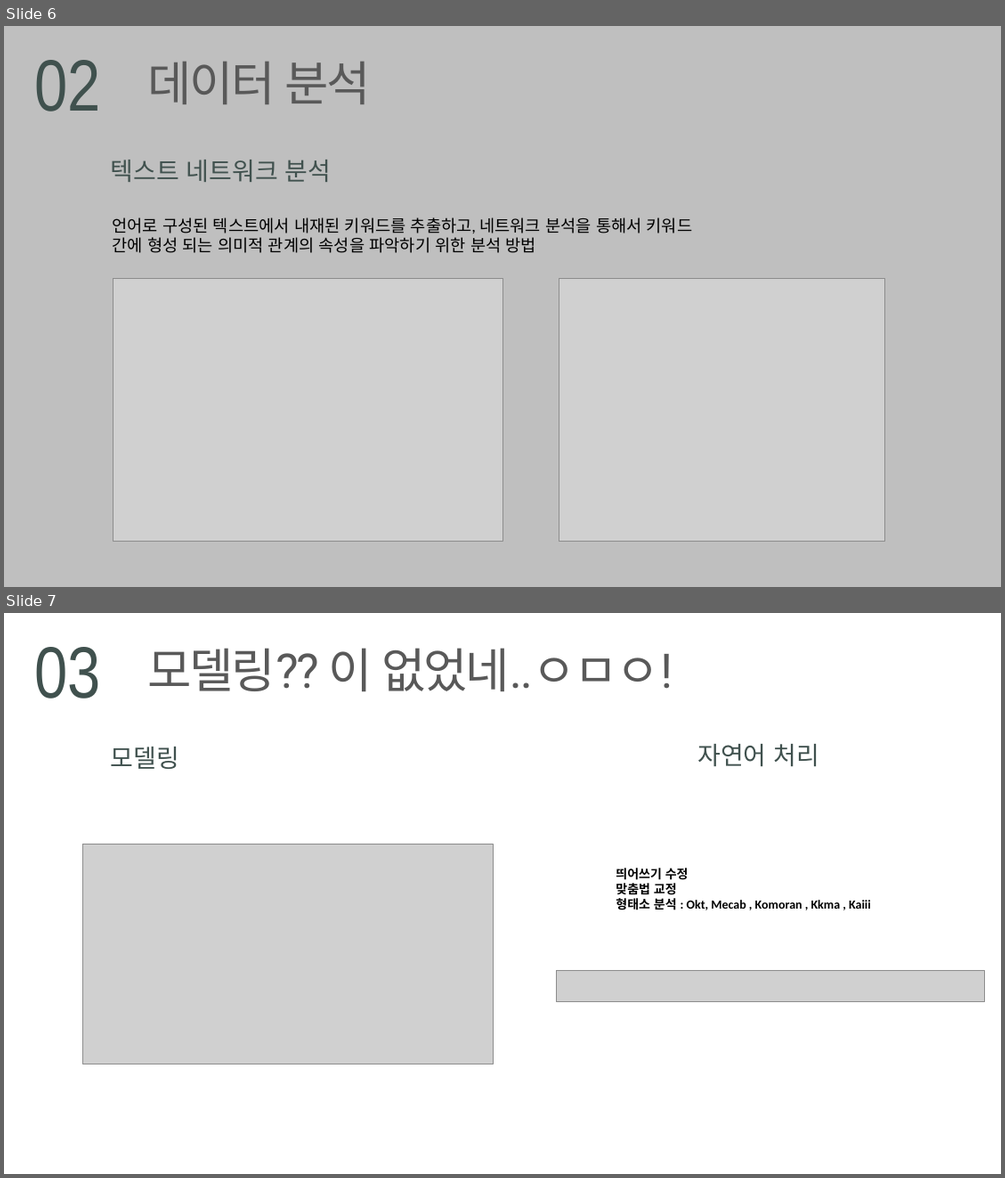
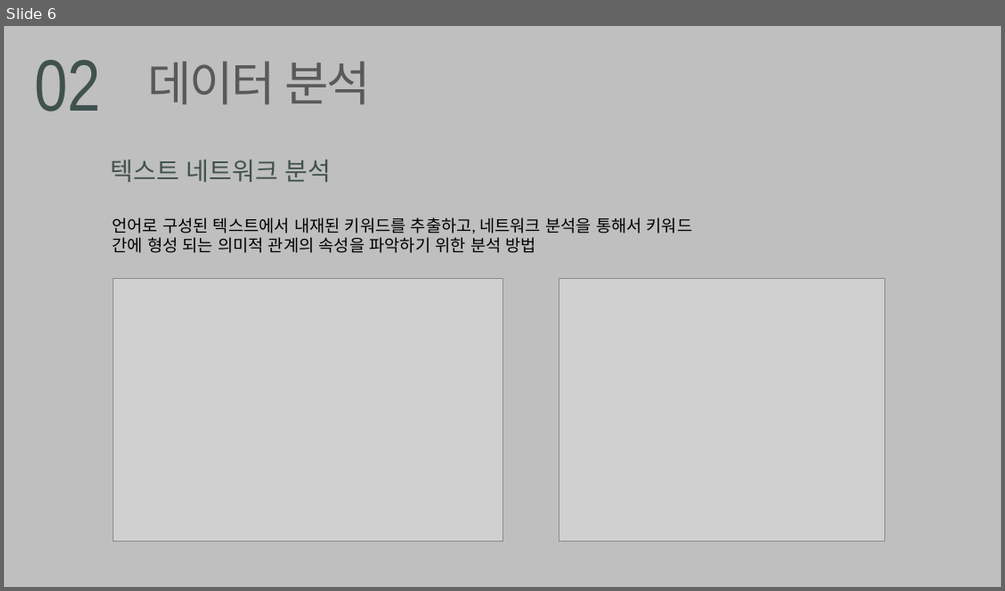
Before and after one commit to JUICE-JinHyeong/multicampus_final_First, a slide deck: final_project/프로젝트 필요 양식/멘토링_1조.pptx. Shown one above the other, each under a label of ours: slides 6 and 7 before the commit, slide 6 after it. The pictures are 1005x1178 and 1005x591 pixels, drawn with LibreOffice and Linux fonts; fonts in the diff are those of the drawing; grey boxes stand for pictures. Boxes give left, top, right and bottom in pixels: in the first picture for what was removed or moved away, otherwise in the second. Text is boxed around its words. In the diff, an @@ line names an element or a change of style, - is before the commit and + after.

Commit message:
23-01-06 3주 5일차 결산 upload
Mineamine data 수정

```diff
--- a/final_project/프로젝트 필요 양식/멘토링_1조.pptx
+++ b/final_project/프로젝트 필요 양식/멘토링_1조.pptx
@@ slide 7 removed at <box>4,613,1001,1174</box>, background #FFFFFF @@
@@ text removed at <box>34,647,100,698</box> @@
-03
@@ text removed at <box>148,648,673,691</box> @@
-모델링?? 이 없었네..ㅇㅁㅇ!
@@ text removed at <box>697,744,819,767</box> @@
-자연어 처리
@@ text removed at <box>111,747,179,769</box> @@
-모델링
@@ picture removed at <box>82,844,493,1063</box> @@
@@ text removed at <box>615,868,871,910</box> @@
-띄어쓰기 수정
-맞춤법 교정
-형태소 분석 : Okt, Mecab , Komoran , Kkma , Kaiii
@@ picture removed at <box>556,970,984,1001</box> @@
```
Also in this commit, not shown: 4 slides changed, 1 slide added, 1 other slide removed, 2 other files.
